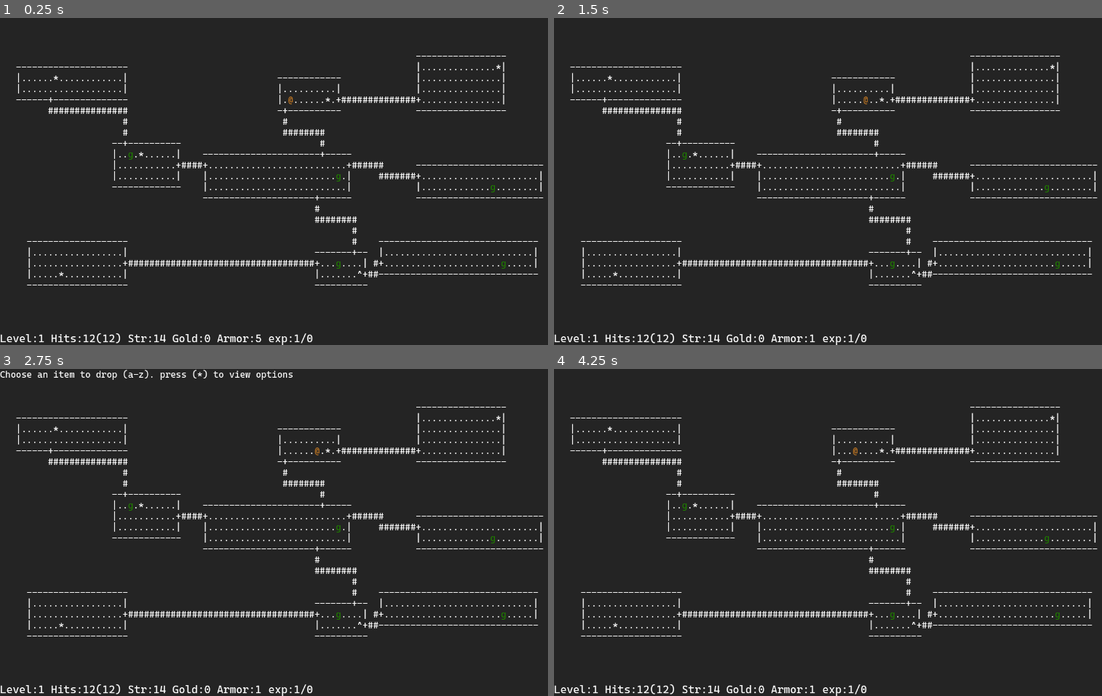
Above: before the commit, frames 1-4 (two rows, left to right).
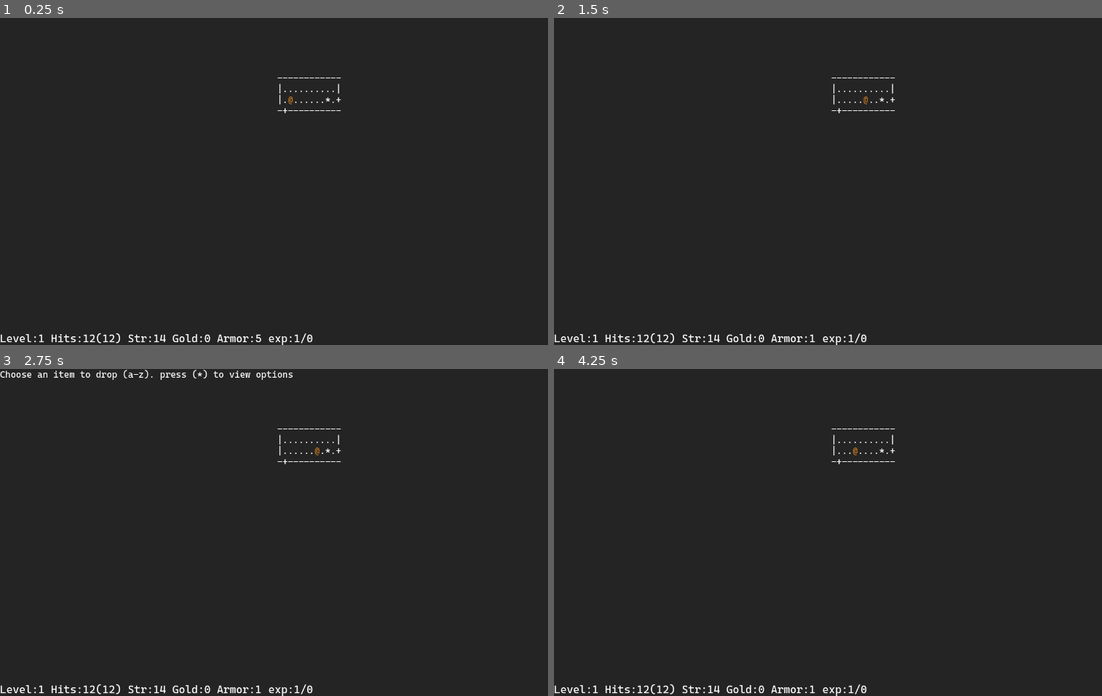
Above: after the commit, the same moments.

Repository: Kristjan-Kessel/GodotRogue
Game: Godot game, scene res://Scenes/main.tscn
Two runs of this game, one before a commit and one after it. Both use one fixed random seed, a clock stepped at 60 frames per second and the inputs below.
Inputs:
- Up to frame 1 (0.25 s): no input
- Up to frame 2 (1.5 s): tap Enter at 0.5 s; hold Right (ui_right) 0.53-1.28 s; tap T (command_take_armor_off) at 0.6 s; tap Space (continue) at 0.8, 1.35 s; hold Down (ui_down) from 1.28 s (still down)
- Up to frame 3 (2.75 s): tap T (command_take_armor_off) at 1.55 s; tap Space (continue) at 2, 2.3 s; release Down (ui_down) at 2.03 s; hold Right (ui_right) from 2.03 s (still down); tap D (command_drop) at 2.1 s
- Up to frame 4 (4.25 s): tap Space (continue) at 2.75, 3.5, 3.8 s; release Right (ui_right) at 2.78 s; hold Up (ui_up) 2.78-3.53 s; tap F (command_find) at 2.85 s; tap T (command_take_armor_off) at 3.05 s; hold Left (ui_left) from 3.53 s (still down); tap . (command_rest) at 3.6 s; tap Escape (command_cancel) at 4.15 s

The runs differ from the first frame. In frame 1, 2.9% of the frame differs, in the area x 2-100%, y 11-82%; in frame 2, 2.9%; in frame 3, 2.9%; in frame 4, 2.9%.

Commit message:
update line of sight

Diff:
--- a/Scripts/Player/player.gd
+++ b/Scripts/Player/player.gd
@@ -209,14 +209,16 @@
             current_command = CommandType.DROP
             log_message.emit("Choose an item to drop (a-z). press (*) to view options")
         elif Input.is_action_just_pressed("command_wear_armor"):
-            current_command = CommandType.WEAR_ARMOR
-            log_message.emit("Choose an item to wear as armor (a-z). press (*) to view options")
+            if armor_item != null:
+                log_message.emit("You're already wearing armor.")
+            else:
+                current_command = CommandType.WEAR_ARMOR
+                log_message.emit("Choose an item to wear as armor (a-z). press (*) to view options")
         elif Input.is_action_just_pressed("command_wield_weapon"):
             current_command = CommandType.WIELD_WEAPON
             log_message.emit("Choose an item to wield as a weapon (a-z). press (*) to view options")
         elif Input.is_action_just_pressed("command_take_armor_off"):
             if armor_item != null:
-                inventory.append(armor_item)
                 armor_item = null
                 log_message.emit("Took off armor.")
                 stats.armor_class = 1
--- a/Scripts/main.gd
+++ b/Scripts/main.gd
@@ -1,6 +1,6 @@
 extends Node2D
 
-const debug_sight = true
+const debug_sight = false
 
 var map_data : Array = []
 @onready var level = $UI/Background/MapLabel
@@ -95,10 +95,10 @@
 
 func render_map():
     var ptile = get_tile(player.position)
-    var max_distance = 99
 
     # Checks for line of sight with enemies
     for enemy in enemies.get_children():
+        var max_distance = 99
         var is_visible = true
         var etile = get_tile(enemy.position)
         connect_tile(etile)
@@ -107,14 +107,15 @@
         for i in range(1, path.size() - 1):
             var tile = get_tile(path[i])
             distance += 1
+            if tile.type == "CORRIDOR":
+                max_distance = 1
+            if distance >= max_distance:
+                is_visible = false
+                break
             if tile.type == "DOOR":
                 is_visible = false
                 break
-            if tile.type == "CORRIDOR":
-                max_distance = 1
-            if distance > max_distance:
-                is_visible = false
-                break
+
         enemy.is_visible = is_visible || debug_sight
         astar.remove_point(etile.id)
 
@@ -238,7 +239,7 @@
             var is_visible = true
             for point in bypass_path:
                 var ptile = get_tile(point)
-                if ptile.type == "DOOR":
+                if ptile.type == "DOOR" && ptile.entity != player:
                     is_visible = false
                     break
             enemy.can_see_player = is_visible
Not shown, added: export_presets.cfg
